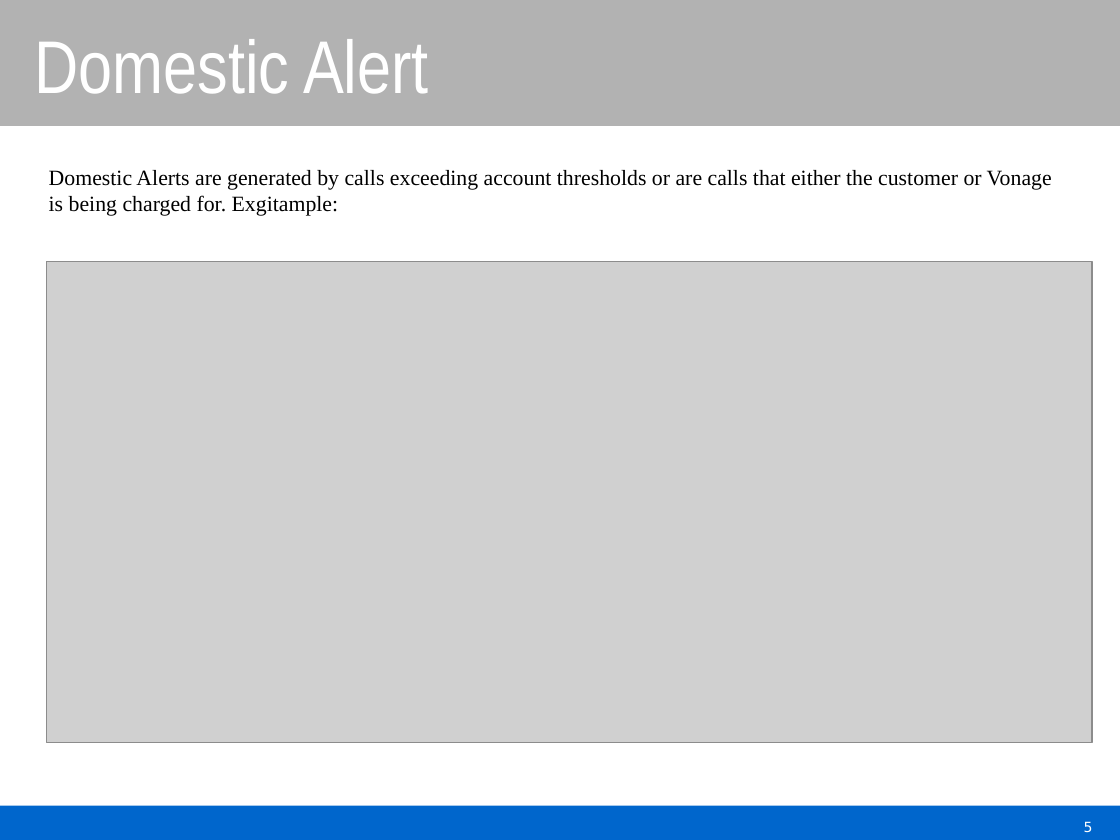
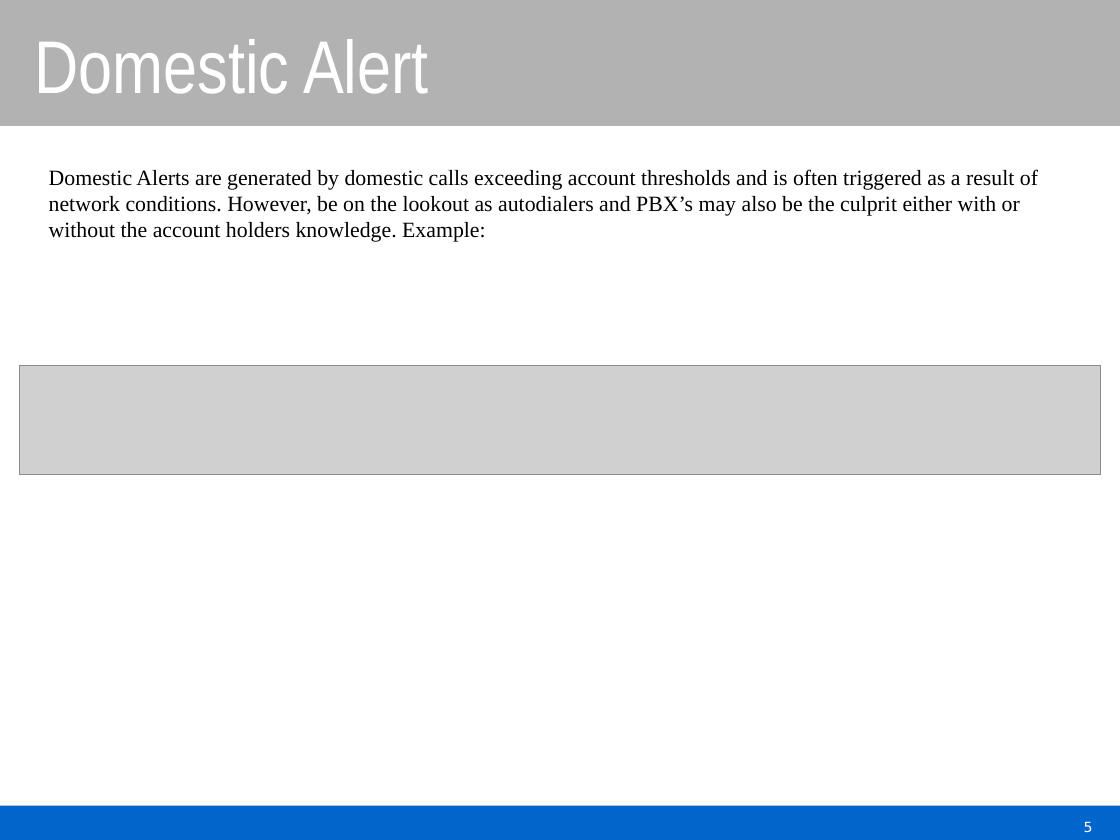
Before and after one commit to tbmillikin/Fraud-Procedures, a slide deck: slide 5 of On-CallFraudProcedures.pptx. Drawn at 1120x840 pixels with LibreOffice and Linux fonts; fonts in the diff are those of the drawing; grey boxes stand for pictures; background and template pictures are left out. Boxes give left, top, right and bottom in pixels: in the first picture for what was removed or moved away, otherwise in the second. Text is boxed around its words. In the diff, an @@ line names an element or a change of style, - is before the commit and + after.

```diff
--- a/On-CallFraudProcedures.pptx
+++ b/On-CallFraudProcedures.pptx
@@ text at bbox=[49, 169, 1038, 242]: text changed @@
-Domestic Alerts are generated by calls exceeding account thresholds or are calls that either the customer or Vonage is being charged for. Exgitample:
+Domestic Alerts are generated by domestic calls exceeding account thresholds and is often triggered as a result of network conditions. However, be on the lookout as autodialers and PBX’s may also be the culprit either with or without the account holders knowledge. Example:
@@ picture removed at bbox=[47, 261, 1092, 743] @@
@@ picture added at bbox=[20, 365, 1101, 475] @@
```
Also in this commit, not shown: 2 other slides changed, 2 slides added.
